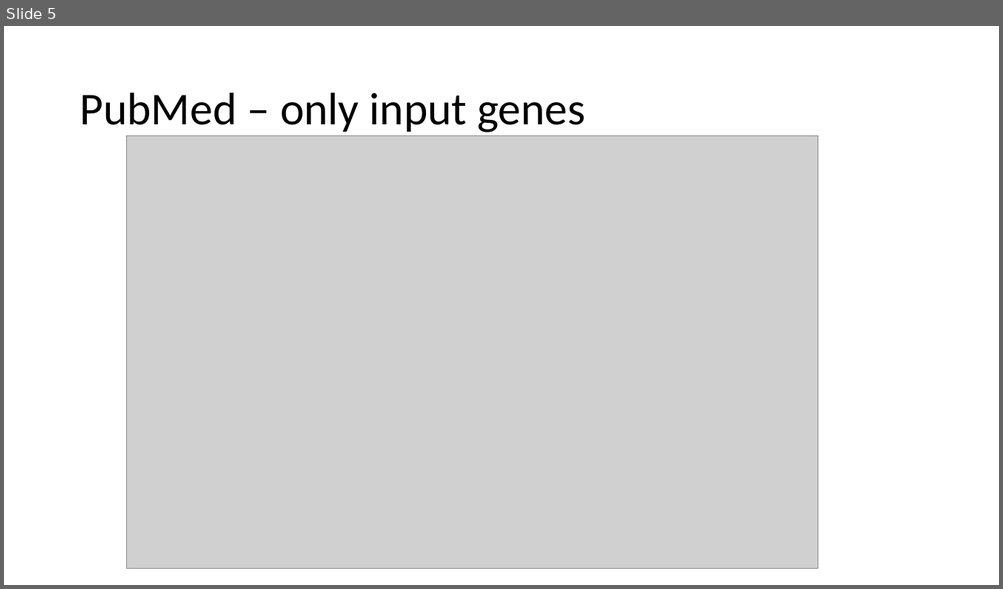
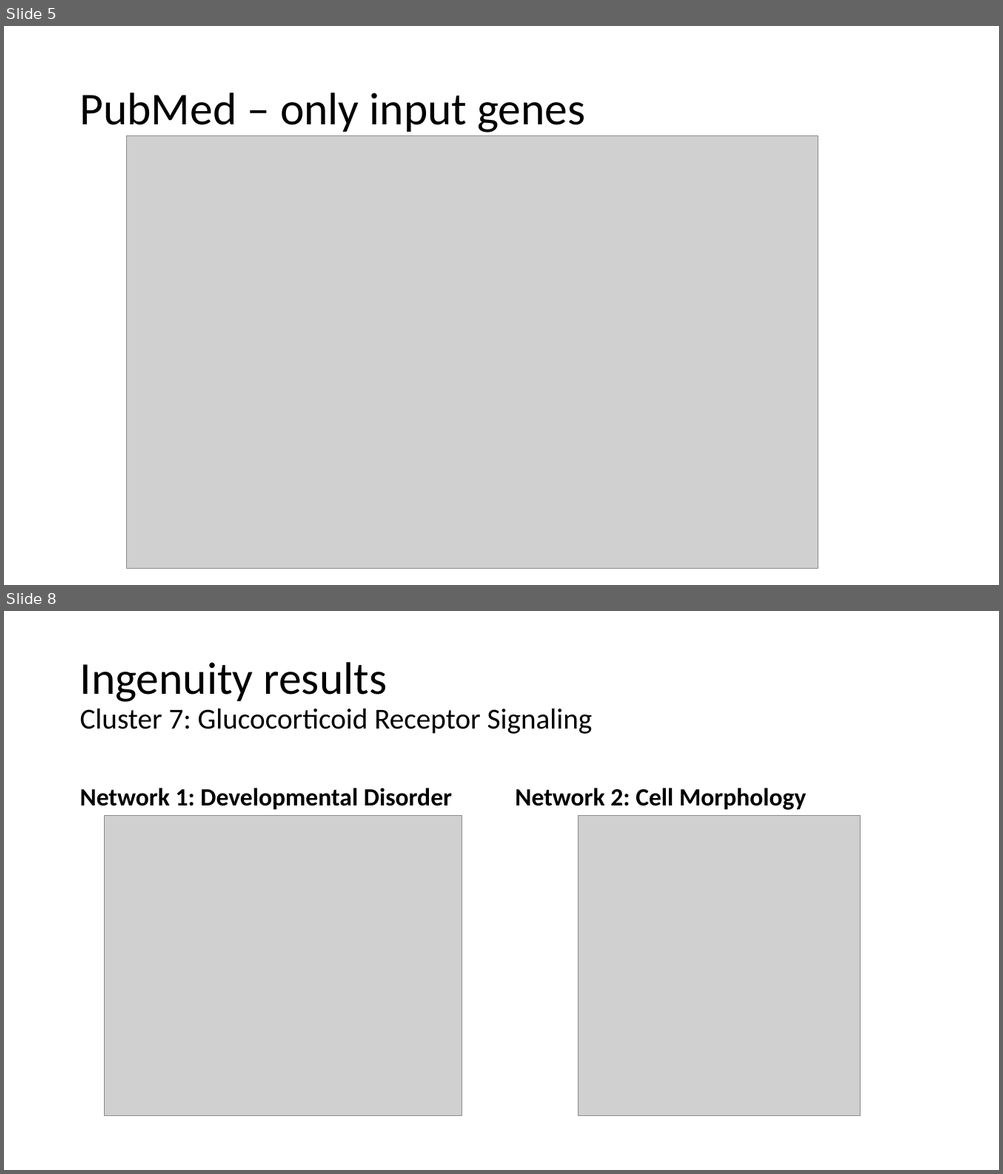
Before and after one commit to dyaom/REHS-2019, a slide deck: all the important files.pptx. Shown one above the other, each under a label of ours: slide 5 before the commit, slides 5 and 8 after it; the slides between them are not shown. The pictures are 1003x589 and 1003x1174 pixels, drawn with LibreOffice and Linux fonts; fonts in the diff are those of the drawing; grey boxes stand for pictures. Boxes give left, top, right and bottom in pixels: in the first picture for what was removed or moved away, otherwise in the second. Text is boxed around its words. In the diff, an @@ line names an element or a change of style, - is before the commit and + after.

Commit message:
finishing up update ppt, some image modifications

```diff
--- a/all the important files.pptx
+++ b/all the important files.pptx
@@ slide 8 added at (4,611,999,1170), background #FFFFFF @@
@@ title added at (80,662,592,734), 28 pt, text #000000 @@
+Ingenuity results
+Cluster 7: Glucocorticoid Receptor Signaling
@@ text added at (80,788,452,810), 24 pt, text #000000, bold @@
+Network 1: Developmental Disorder
@@ text added at (515,788,806,810), 24 pt, text #000000, bold @@
+Network 2: Cell Morphology
@@ picture added at (104,815,461,1116) @@
@@ picture added at (578,815,859,1116) @@
```
Also in this commit, not shown: 2 slides changed, 4 other slides added, 1 slide removed, 5 other files.
